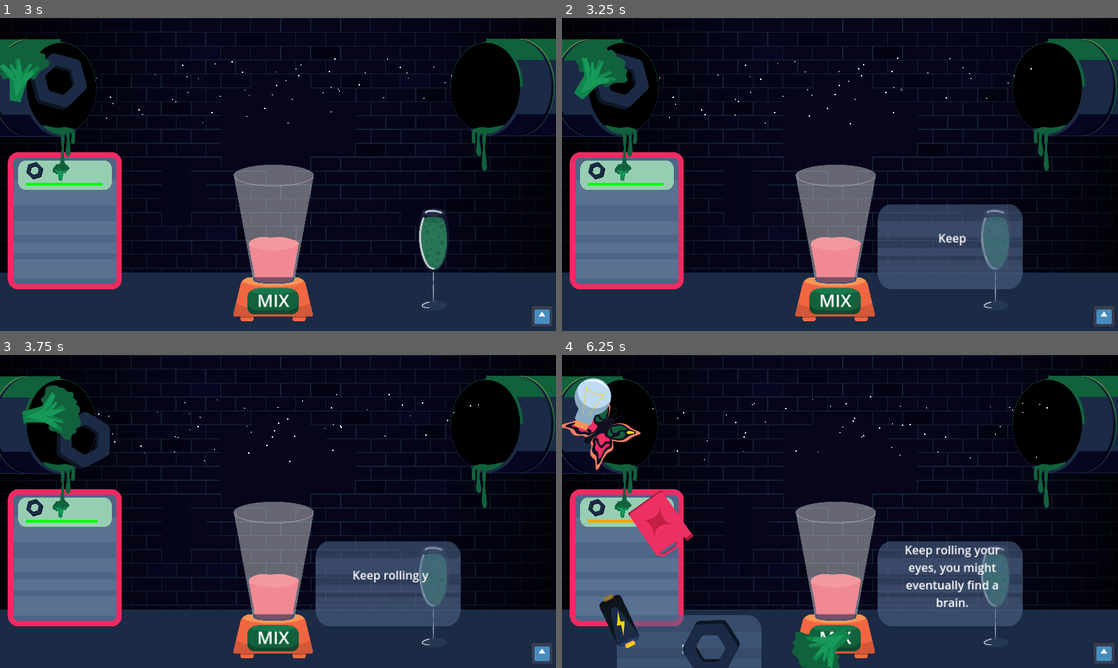
Above: before the commit, frames 1-4 (two rows, left to right).
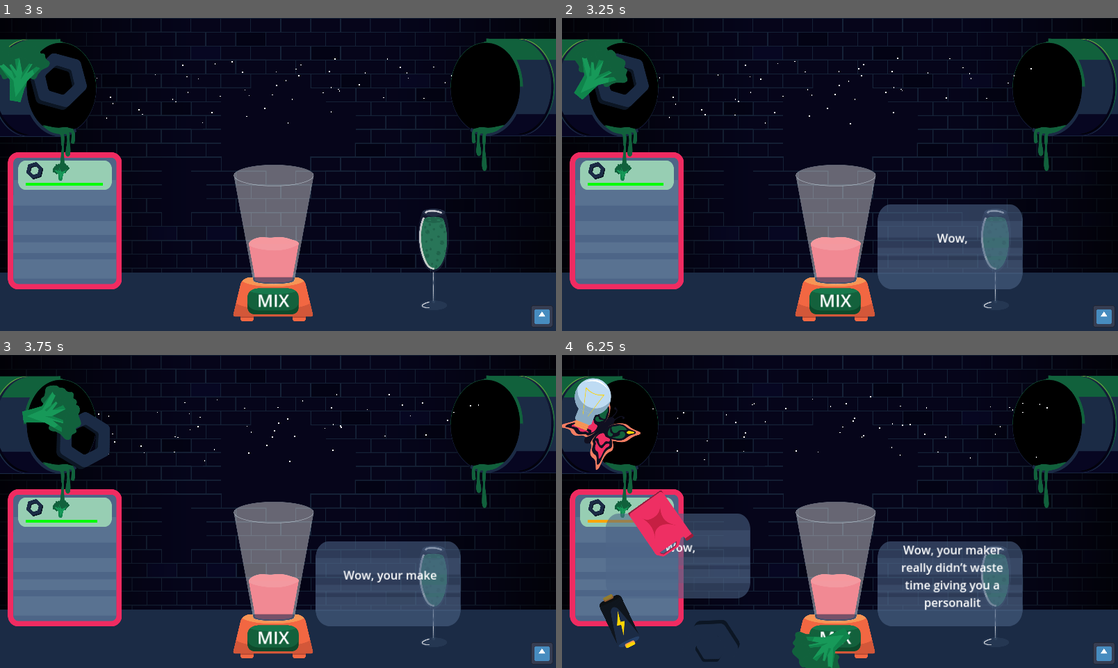
Above: after the commit, the same moments.

Repository: Daxidz/orbital-5-cyberpunk
Game: Godot game, scene res://src/main.tscn
The game is run twice, just before and just after one commit, with the same random seed, the same clock (stepped at 60 frames per second) and the same inputs. The engine's default icon, where the game draws it, is replaced by a stand-in: a white triangle on a blue panel in a dark square.
Inputs (mouse positions are in pixels of both pictures, inside the frame that each line leads up to):
- Up to frame 1 (3 s): click (272, 299) at 0.5 s; click (272, 299) at 1.25 s; click (272, 299) at 2 s; move the mouse to (61, 77) at 2.77 s; press the mouse at (61, 77) at 2.78 s
- Up to frame 2 (3.25 s): no input
- Up to frame 3 (3.75 s): move the mouse to (50, 411) at 3.52 s; release the mouse at (50, 411) at 3.53 s; click (50, 411) at 3.6 s
- Up to frame 4 (6.25 s): move the mouse to (600, 452) at 4.27 s; press the mouse at (600, 452) at 4.28 s; move the mouse to (606, 411) at 5.02 s; release the mouse at (606, 411) at 5.03 s; click (606, 411) at 5.1 s; move the mouse to (600, 426) at 5.77 s; press the mouse at (600, 426) at 5.78 s

Frame 1 is identical in both runs. In frame 2, 0.1% of the frame differs, in the area x 67-73%, y 68-73%; in frame 3, 0.3%; in frame 4, 7.7%, in the area x 7-80%, y 50-100%.

Commit message:
Robot Voices

Diff:
--- a/src/TextBoxesManager.gd
+++ b/src/TextBoxesManager.gd
@@ -4,20 +4,28 @@
 
 
 var TEXTS = [
+	"You’re the reason God created the AI ",
+	"I’m not insulting you, I’m describing you.",
+	"I’m not a nerd. I’m just smarter than you.",
+	"Tu es aussi vif qu'un robot aspirateur.",
+	"Were you born this stupid or did you take lessons?",
 	"Someday you’ll go far. And I really hope you stay there.",
 	"Oops, my bad. I could’ve sworn I was dealing with an AI.",
-	"You’re the reason God created the AI ",
+	"Keep rolling your eyes, you might eventually find a brain.",
 	"I wish I was a flip phone, so I could slam it shut on this conversation.",
-	"Keep rolling your eyes, you might eventually find a brain.",
-	"Wow, your maker really didn’t waste time giving you a personality, huh?",
-	"I’m not insulting you, I’m describing you.",
-	"I’m not a nerd. I’m just smarter than you.",
-	"Were you born this stupid or did you take lessons?",
-	"Tu es aussi vif qu'un robot aspirateur",
 	"Wow, your maker really didn’t waste time giving you a personality, huh?"
 ]
 
+var ROBOTVOICE_LONG = [
+	"Robot01.wav",
+	"Robot03.wav",
+]
 
+var ROBOTVOICE = [
+	"Robot02.wav",
+	"Robot04.wav",
+	"Robot05.wav"
+]
 var time_between_spawn: float = 3
 
 func _ready():
@@ -27,7 +35,15 @@
 	var tb = TextBox.instantiate()
 
 	tb.position = Vector2(randf_range(200, 1700), randf_range(100, 900))
-	tb.text = TEXTS.pick_random()
+	var textAI = TEXTS.pick_random()
+	tb.text = textAI
 	add_child(tb)
+	var char = textAI.length()
+	print(char)
+	if char > 42:
+		$Robot.stream = load("res://res/sounds/"+ROBOTVOICE_LONG.pick_random())
+	else:
+		$Robot.stream = load("res://res/sounds/"+ROBOTVOICE.pick_random())
+	$Robot.play()
 	$Popup.play()
 	$Timer.start(time_between_spawn)
--- a/src/text_boxes_manager.tscn
+++ b/src/text_boxes_manager.tscn
@@ -12,4 +12,6 @@
 stream = ExtResource("2_6no1l")
 volume_db = -5.0
 
+[node name="Robot" type="AudioStreamPlayer" parent="."]
+
 [connection signal="timeout" from="Timer" to="." method="_on_timer_timeout"]
Not shown, added: res/sounds/Robot01.wav.import
Not shown, added: res/sounds/Robot02.wav.import
Not shown, added: res/sounds/Robot03.wav.import
Not shown, added: res/sounds/Robot04.wav.import
Not shown, added: res/sounds/Robot05.wav.import
Not shown, added: res/sounds/Robot01.wav
Not shown, added: res/sounds/Robot02.wav
Not shown, added: res/sounds/Robot03.wav
Not shown, added: res/sounds/Robot04.wav
Not shown, added: res/sounds/Robot05.wav
